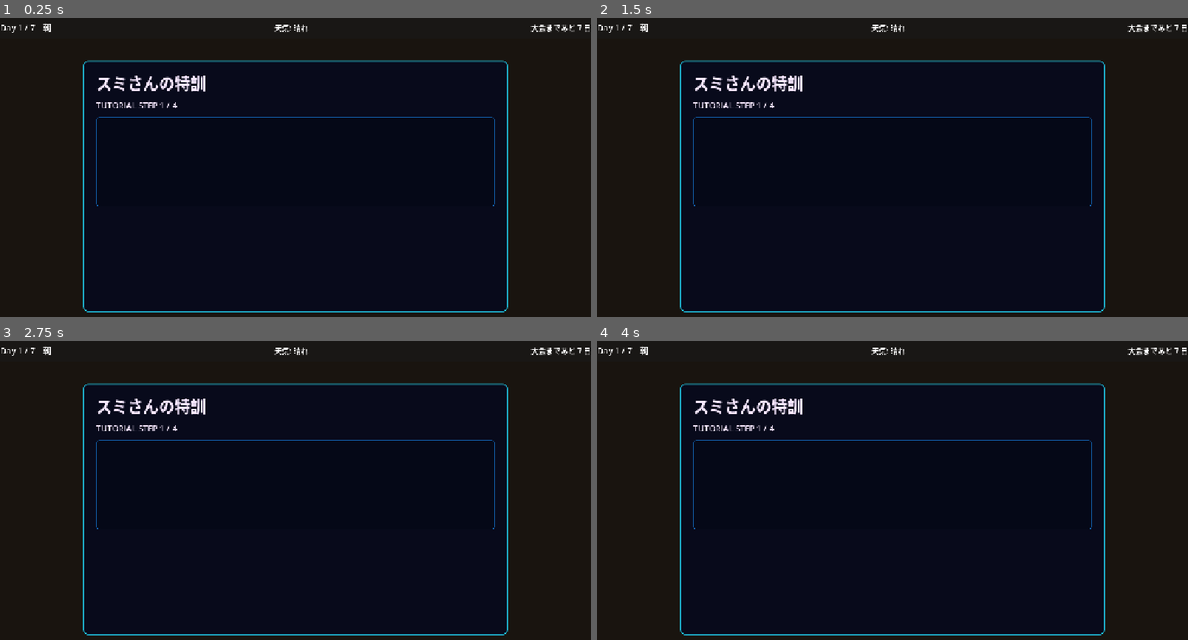
Above: before the commit, frames 1-4 (two rows, left to right).
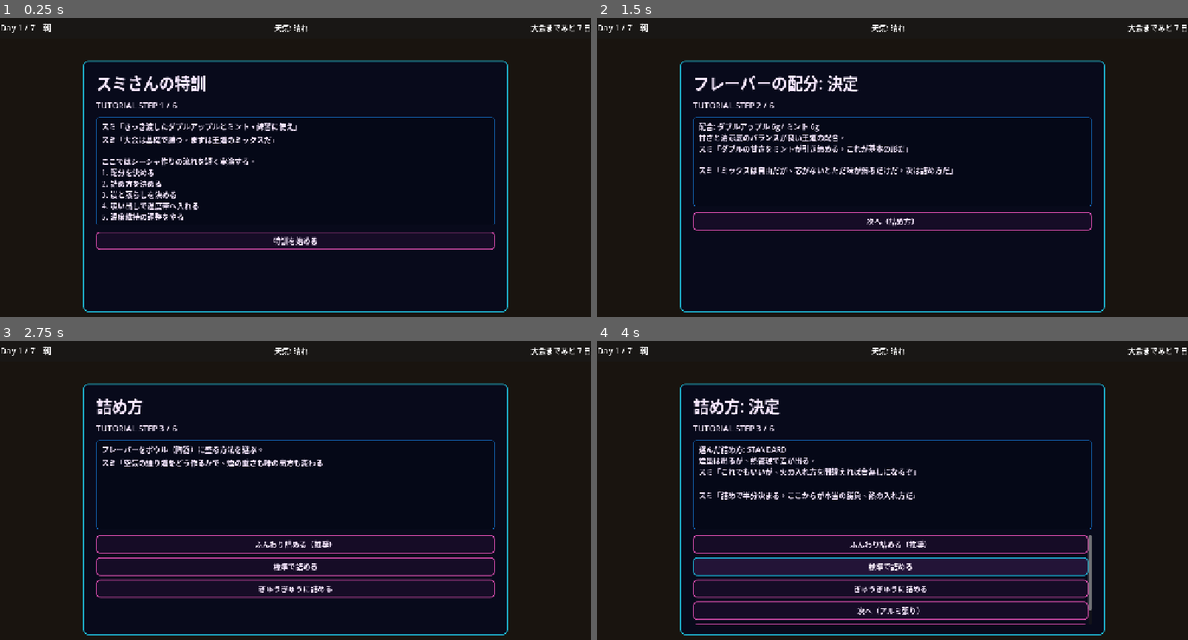
Above: after the commit, the same moments.

Repository: haseatsu114514-dot/shisha-game
Game: Godot game, scene res://scenes/daily/practice.tscn
The game is run twice, just before and just after one commit, with the same random seed, the same clock (stepped at 60 frames per second) and the same inputs. This scene is started directly instead of the project's main scene.
Inputs (mouse positions are in pixels of both pictures, inside the frame that each line leads up to):
- Up to frame 1 (0.25 s): no input
- Up to frame 2 (1.5 s): click (892, 242) at 0.5 s, where only the run after the commit has a clickable "特訓を始める"; click (892, 302) at 1.25 s, where only the run after the commit has a clickable "この配合で確定"
- Up to frame 3 (2.75 s): click (295, 544) at 2 s, where only the run after the commit has a clickable "次へ（詰め方）"
- Up to frame 4 (4 s): click (892, 544) at 2.75 s, where only the run after the commit has a clickable "ふんわり詰める（推奨）"; click (892, 565) at 3.5 s, where only the run after the commit has a clickable "標準で詰める"

The runs differ from the first frame. In frame 1, 2.8% of the frame differs, in the area x 16-84%, y 28-78%; in frame 2, 2.7%; in frame 3, 4.1%; in frame 4, 9.3%, in the area x 16-84%, y 19-95%.
Error before the commit: Parse Error: Identifier "_on_adjust_gauge_tick" not declared in the current scope. (res://scripts/daily/practice.gd:127)

Commit message:
fix: correct _on_adjust_gauge_tick to _on_adjust_timer_tick causing parse error

Diff:
--- a/scripts/daily/practice.gd
+++ b/scripts/daily/practice.gd
@@ -124,7 +124,7 @@
 	_adjust_timer = Timer.new()
 	_adjust_timer.wait_time = GAUGE_TIMER_WAIT
 	_adjust_timer.one_shot = false
-	_adjust_timer.timeout.connect(_on_adjust_gauge_tick)
+	_adjust_timer.timeout.connect(_on_adjust_timer_tick)
 	add_child(_adjust_timer)
 
 	_aluminum_timer = Timer.new()
